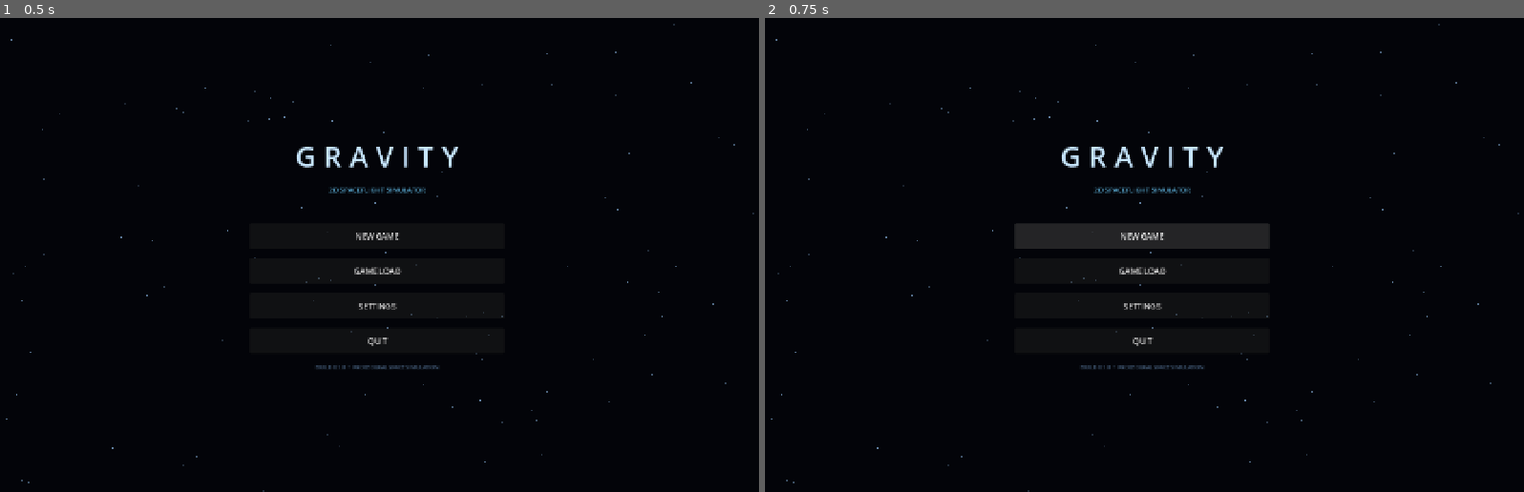
Above: before the commit, frames 1-2 (left to right).
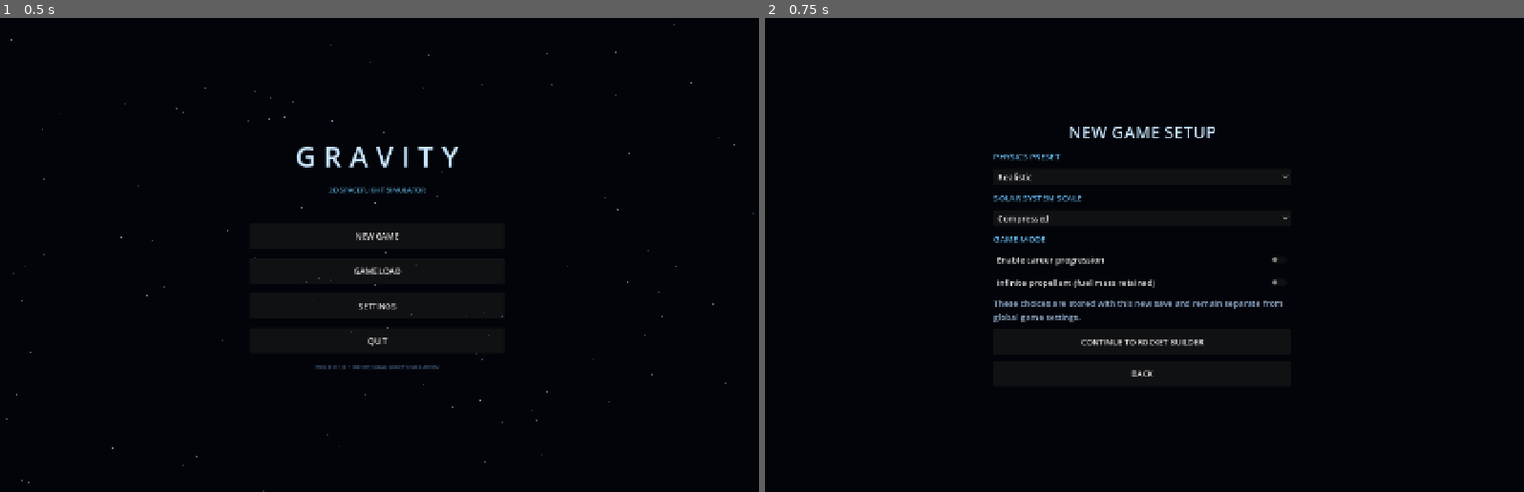
Above: after the commit, the same moments.

Repository: Blagos1195/Gravity-simulator
Game: Godot game, scene res://scenes/main.tscn
Two runs of this game, one before a commit and one after it. Both use one fixed random seed, a clock stepped at 60 frames per second and the inputs below.
Inputs:
- Up to frame 1 (0.5 s): no input
- Up to frame 2 (0.75 s): click "NEW GAME" at 0.5 s

Frame 1 is identical in both runs. In frame 2, 3.9% of the frame differs, in the area x 0-100%, y 1-100%.
Error before the commit: Parse Error: Cannot infer the type of "valid_color" variable because the value doesn't have a set type. (res://scripts/rocket_design.gd:217)

Commit message:
Type stage colour validation flag explicitly

Diff:
--- a/Gravity/scripts/rocket_design.gd
+++ b/Gravity/scripts/rocket_design.gd
@@ -214,7 +214,7 @@
 					errors.append("Stage %d %s must be a positive finite number." % [i + 1, visual_key])
 		if stage.has("visual_color_rgb"):
 			var visual_color: Variant = stage["visual_color_rgb"]
-			var valid_color := visual_color is Array and visual_color.size() == 3
+			var valid_color: bool = visual_color is Array and visual_color.size() == 3
 			if valid_color:
 				for component in visual_color:
 					if not (component is int or component is float) or not is_finite(float(component)) or float(component) < 0.0 or float(component) > 1.0:
